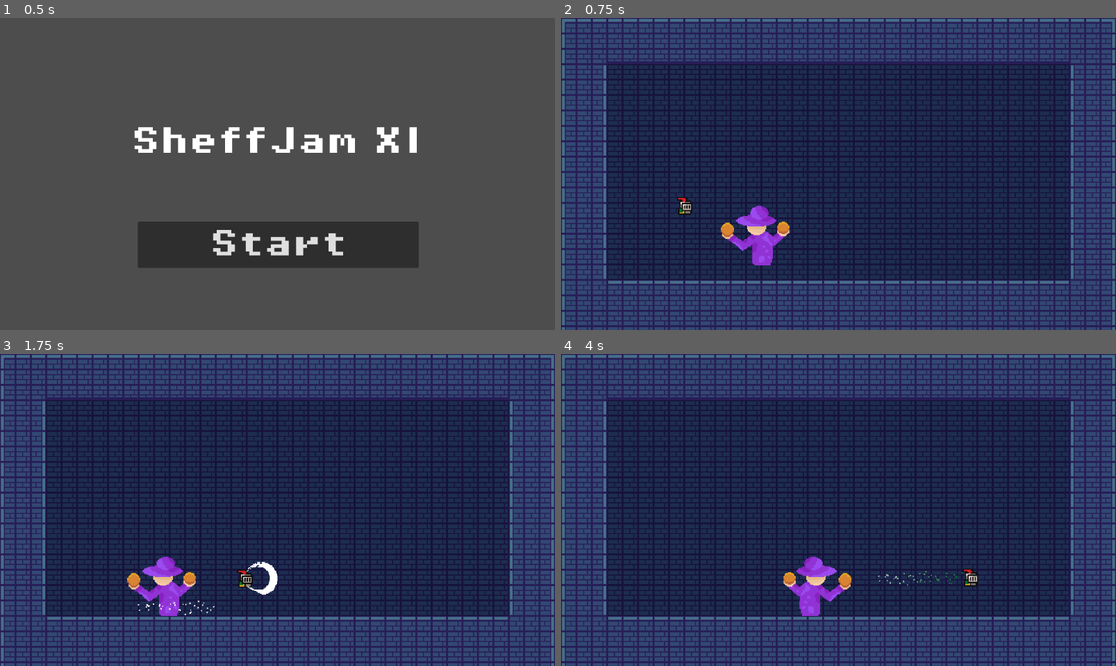
Above: before the commit, frames 1-4 (two rows, left to right).
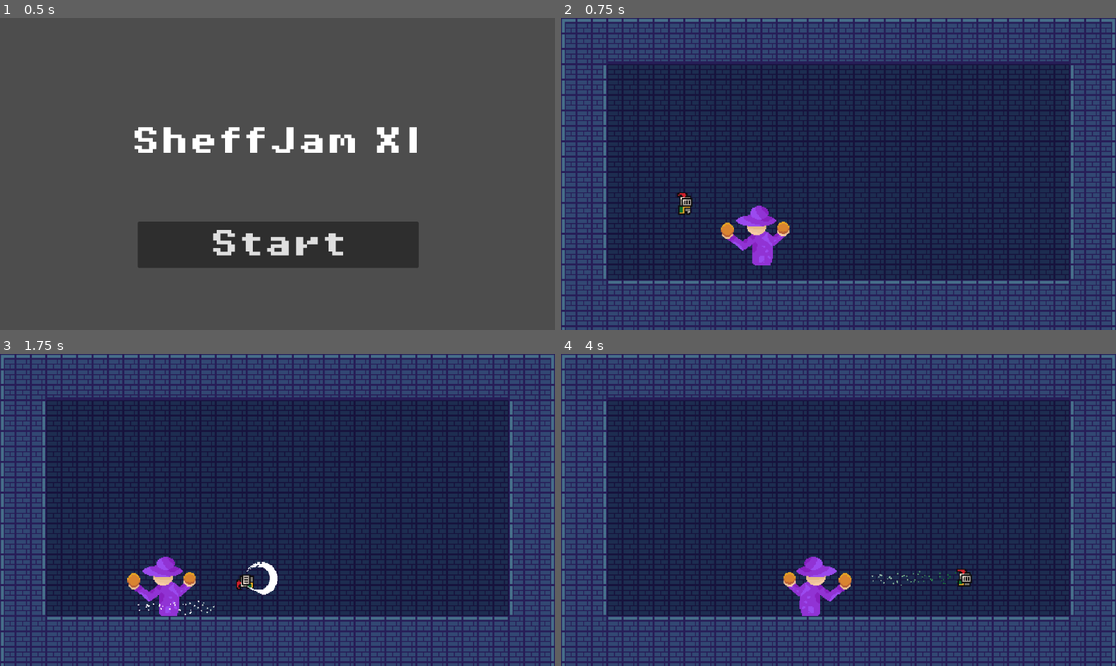
Above: after the commit, the same moments.

Repository: PjotrNik/shefjam
Game: Godot game, scene res://scenes/start_page.tscn
The game is run twice, just before and just after one commit, with the same random seed, the same clock (stepped at 60 frames per second) and the same inputs.
Inputs:
- Up to frame 1 (0.5 s): no input
- Up to frame 2 (0.75 s): click "Start" at 0.5 s
- Up to frame 3 (1.75 s): hold D (move_right) from 1.28 s (still down); tap Space (dash) at 1.35 s; tap W (jump) at 1.52 s; tap S (melee_attack) at 1.55 s
- Up to frame 4 (4 s): tap W (jump) at 1.82, 2.27, 2.57, 3.05, 3.6, 3.77 s; tap S (melee_attack) at 2.1 s; tap Shift (ranged_attack) at 2.3, 2.85 s; release D (move_right) at 2.78 s; hold A (move_left) 2.78-3.53 s; hold D (move_right) from 3.53 s (still down); tap Space (dash) at 3.8 s

Frame 1 is identical in both runs. In frame 2, 0.1% of the frame differs, in the area x 20-24%, y 55-64%; in frame 3, 0.1%; in frame 4, 0.3%, in the area x 55-76%, y 68-75%.

Commit message:
Added health effects

Diff:
--- a/scenes/player.tscn
+++ b/scenes/player.tscn
@@ -1,7 +1,8 @@
-[gd_scene load_steps=48 format=3 uid="uid://big5kolfa5dqc"]
+[gd_scene load_steps=54 format=3 uid="uid://big5kolfa5dqc"]
 
 [ext_resource type="Texture2D" uid="uid://jagwwxtjh3v7" path="res://assets/sprites/knight.png" id="1_3vyb7"]
 [ext_resource type="Script" uid="uid://brejbwubl7kt6" path="res://scripts/player.gd" id="1_g2els"]
+[ext_resource type="Script" uid="uid://bqeu3vis8gh4p" path="res://scripts/health_component.gd" id="2_dqkch"]
 [ext_resource type="Texture2D" uid="uid://cvonkj38j834e" path="res://Sprites/pixel_art_sword_slash_sprites.png" id="3_qhqgy"]
 
 [sub_resource type="Gradient" id="Gradient_g2els"]
@@ -40,6 +41,22 @@
 atlas = ExtResource("1_3vyb7")
 region = Rect2(224, 160, 32, 32)
 
+[sub_resource type="AtlasTexture" id="AtlasTexture_oprun"]
+atlas = ExtResource("1_3vyb7")
+region = Rect2(0, 192, 32, 32)
+
+[sub_resource type="AtlasTexture" id="AtlasTexture_a8ls1"]
+atlas = ExtResource("1_3vyb7")
+region = Rect2(32, 192, 32, 32)
+
+[sub_resource type="AtlasTexture" id="AtlasTexture_qfm1y"]
+atlas = ExtResource("1_3vyb7")
+region = Rect2(64, 192, 32, 32)
+
+[sub_resource type="AtlasTexture" id="AtlasTexture_fulsm"]
+atlas = ExtResource("1_3vyb7")
+region = Rect2(96, 192, 32, 32)
+
 [sub_resource type="AtlasTexture" id="AtlasTexture_g2els"]
 atlas = ExtResource("1_3vyb7")
 region = Rect2(0, 0, 32, 32)
@@ -153,7 +170,24 @@
 }],
 "loop": false,
 "name": &"dash",
-"speed": 10.0
+"speed": 15.0
+}, {
+"frames": [{
+"duration": 1.0,
+"texture": SubResource("AtlasTexture_oprun")
+}, {
+"duration": 1.0,
+"texture": SubResource("AtlasTexture_a8ls1")
+}, {
+"duration": 2.0,
+"texture": SubResource("AtlasTexture_qfm1y")
+}, {
+"duration": 1.0,
+"texture": SubResource("AtlasTexture_fulsm")
+}],
+"loop": false,
+"name": &"hit",
+"speed": 15.0
 }, {
 "frames": [{
 "duration": 1.0,
@@ -317,9 +351,15 @@
 [sub_resource type="RectangleShape2D" id="RectangleShape2D_qhqgy"]
 size = Vector2(47, 16)
 
+[sub_resource type="RectangleShape2D" id="RectangleShape2D_dqkch"]
+size = Vector2(9, 12)
+
 [node name="Player" type="CharacterBody2D" groups=["Player"]]
 collision_mask = 4
 script = ExtResource("1_g2els")
+
+[node name="HealthManager" type="Node" parent="."]
+script = ExtResource("2_dqkch")
 
 [node name="DashParticles" type="CPUParticles2D" parent="."]
 emitting = false
@@ -360,9 +400,9 @@
 [node name="AnimatedSprite2D" type="AnimatedSprite2D" parent="."]
 position = Vector2(0, -5)
 sprite_frames = SubResource("SpriteFrames_tuyoq")
-animation = &"dash"
+animation = &"hit"
 autoplay = "idle"
-frame = 7
+frame = 3
 frame_progress = 1.0
 
 [node name="CollisionShape2D" type="CollisionShape2D" parent="."]
@@ -383,6 +423,10 @@
 [node name="MeleeAttack" type="Area2D" parent="."]
 collision_layer = 2
 collision_mask = 2
+
+[node name="MeleeCooldown" type="Timer" parent="MeleeAttack"]
+wait_time = 0.5
+one_shot = true
 
 [node name="MeleeAnimation" type="AnimatedSprite2D" parent="MeleeAttack"]
 position = Vector2(14, 0)
@@ -406,5 +450,18 @@
 shape = SubResource("RectangleShape2D_qhqgy")
 disabled = true
 
+[node name="ShotgunCooldown" type="Timer" parent="ShotgunAttack"]
+wait_time = 1.5
+one_shot = true
+
+[node name="PlayerHitBox" type="Area2D" parent="."]
+
+[node name="PlayerHitBoxCollision" type="CollisionShape2D" parent="PlayerHitBox"]
+position = Vector2(0.5, 0)
+shape = SubResource("RectangleShape2D_dqkch")
+
+[connection signal="damage_taken" from="HealthManager" to="." method="_on_health_manager_damage_taken"]
+[connection signal="health_depleted" from="HealthManager" to="." method="_on_health_manager_health_depleted"]
 [connection signal="timeout" from="DashTimer" to="." method="_on_dash_timer_timeout"]
 [connection signal="timeout" from="DashCooldown" to="." method="_on_dash_cooldown_timeout"]
+[connection signal="area_entered" from="PlayerHitBox" to="HealthManager" method="_on_player_hit_box_area_entered"]
--- a/scripts/health_component.gd
+++ b/scripts/health_component.gd
@@ -4,6 +4,7 @@
 var current_health
 
 signal health_depleted
+signal damage_taken
 
 func _ready():
 	current_health = max_health
@@ -13,3 +14,9 @@
 
 	if(current_health <= 0):
 		health_depleted.emit()
+
+
+
+func _on_player_hit_box_area_entered(area: Area2D) -> void:
+	damage(10)
+	damage_taken.emit()
--- a/scripts/player.gd
+++ b/scripts/player.gd
@@ -18,6 +18,8 @@
 @onready var melee_collision: CollisionShape2D = $MeleeAttack/MeleeCollision
 @onready var melee_animation: AnimatedSprite2D = $MeleeAttack/MeleeAnimation
 @onready var melee_attack: Area2D = $MeleeAttack
+@onready var melee_cooldown: Timer = $MeleeAttack/MeleeCooldown
+@onready var shotgun_cooldown: Timer = $ShotgunAttack/ShotgunCooldown
 
 var is_dead = false
 var has_landed = true
@@ -29,6 +31,8 @@
 	# Add the gravity.
 	if not is_on_floor() and not dashing:
 		velocity += get_gravity() * delta * 2
+		if not (animated_sprite_2d.is_playing() and (animated_sprite_2d.animation == "dash" or animated_sprite_2d.animation == "hit")):
+			animated_sprite_2d.play("jump")
 
 	if not has_landed and is_on_floor():
 		var dust_instance = dust_scene.instantiate()
@@ -58,15 +62,19 @@
 		dash_cooldown.start()
 	if direction and not is_dead: #TODO dash is stopped when no direction is pressed
 		if dashing:
-			animated_sprite_2d.play("dash")
 			velocity.x = current_dash_direction * DASH_SPEED
 			velocity.y = 0
+			if not (animated_sprite_2d.is_playing() and animated_sprite_2d.animation == "dash"):
+				animated_sprite_2d.play("dash")
+				print("dash play")
 		else:
 			velocity.x = direction * SPEED
-			play_animations("run")
+			if not (animated_sprite_2d.is_playing() and (animated_sprite_2d.animation == "dash" or animated_sprite_2d.animation == "hit")):
+				animated_sprite_2d.play("run")
 	else:
 		velocity.x = move_toward(velocity.x, 0, SPEED)
-		play_animations("idle")
+		if not (animated_sprite_2d.is_playing() and animated_sprite_2d.animation == "hit"):
+			animated_sprite_2d.play("idle")
 
 	# Flip player
 	if direction < 0:
@@ -77,17 +85,20 @@
 		flipped = 1
 
 	# Attacks
-	if Input.is_action_just_pressed("melee_attack") and not dashing:
+	if Input.is_action_just_pressed("melee_attack") and not dashing and melee_cooldown.is_stopped():
 		melee_collision.set_deferred("disabled", false)
 		melee_animation.play("slash")
 		melee_attack.set_collision_mask_value(2, true)
 		print("MELEEEEEE!!!!!")
-	elif Input.is_action_just_pressed("ranged_attack") and not dashing:
+		melee_cooldown.start()
+
+	elif Input.is_action_just_pressed("ranged_attack") and not dashing and shotgun_cooldown.is_stopped():
 		velocity.x = (-direction) * SHOTGUN_RECOIL
 		shotgun_particles.emitting = true
 		shotgun_collision.set_deferred("disabled", false)
 		shotgun_attack.set_collision_mask_value(2, true)
 		print("SHOTGUNNNNN!!!!")
+		shotgun_cooldown.start()
 	else:
 		shotgun_collision.disabled = true
 		melee_collision.disabled = true
@@ -105,17 +116,17 @@
 
 	move_and_slide()
 
-func play_animations(anim_name: String) -> void:
-	pass
-	if is_on_floor():
-		animated_sprite_2d.play(anim_name)
-	else:
-		animated_sprite_2d.play("jump")
-
-
 func _on_dash_timer_timeout() -> void:
 	dashing = false
 	dash_particles.emitting = false
 
 func _on_dash_cooldown_timeout() -> void:
 	can_dash = true
+
+func _on_health_manager_damage_taken() -> void:
+	print("TAKEN DAMAGAE!!!")
+	if not (animated_sprite_2d.is_playing() and animated_sprite_2d.animation == "hit"):
+		animated_sprite_2d.play("hit")
+
+func _on_health_manager_health_depleted() -> void:
+	print("OH NO YOU DIED!!!!!")
Not shown: 1 places in boss.tscn that only renumber resources
Not shown: 1 places in scenes/phase_2_map.tscn that only renumber resources
